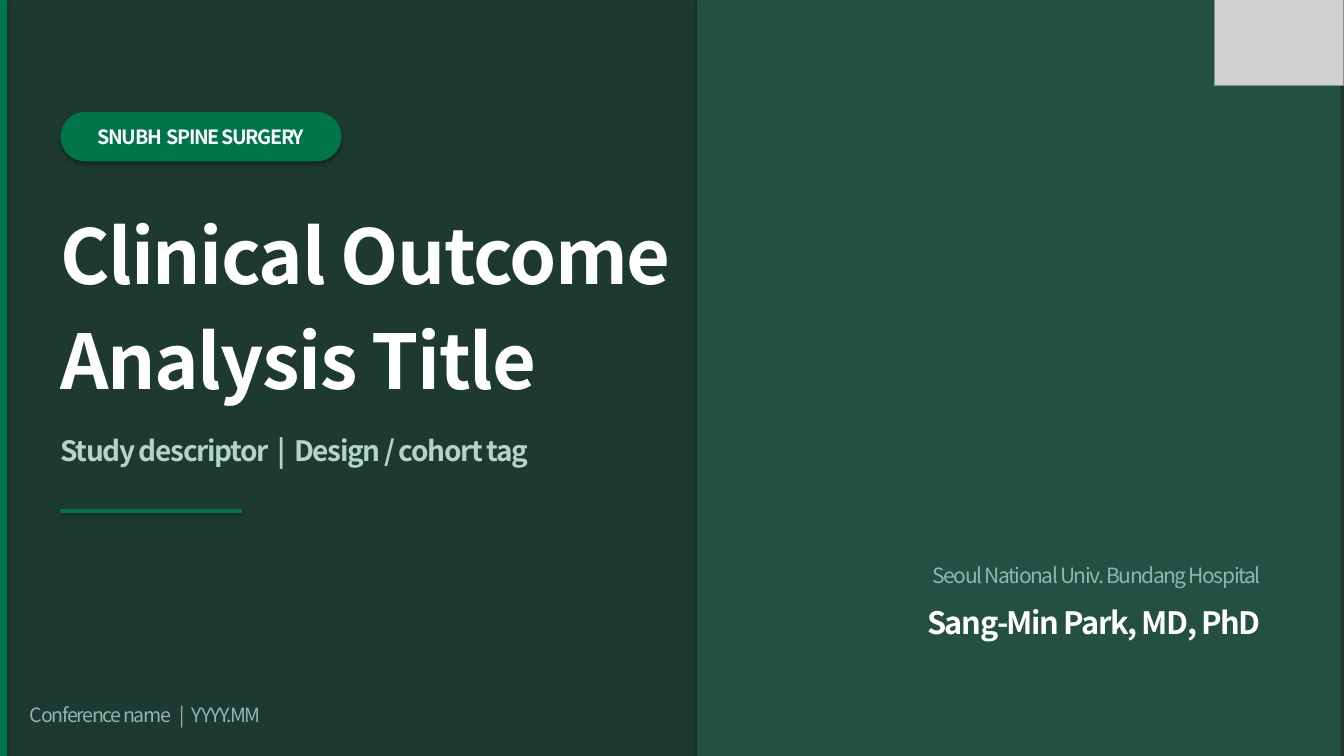
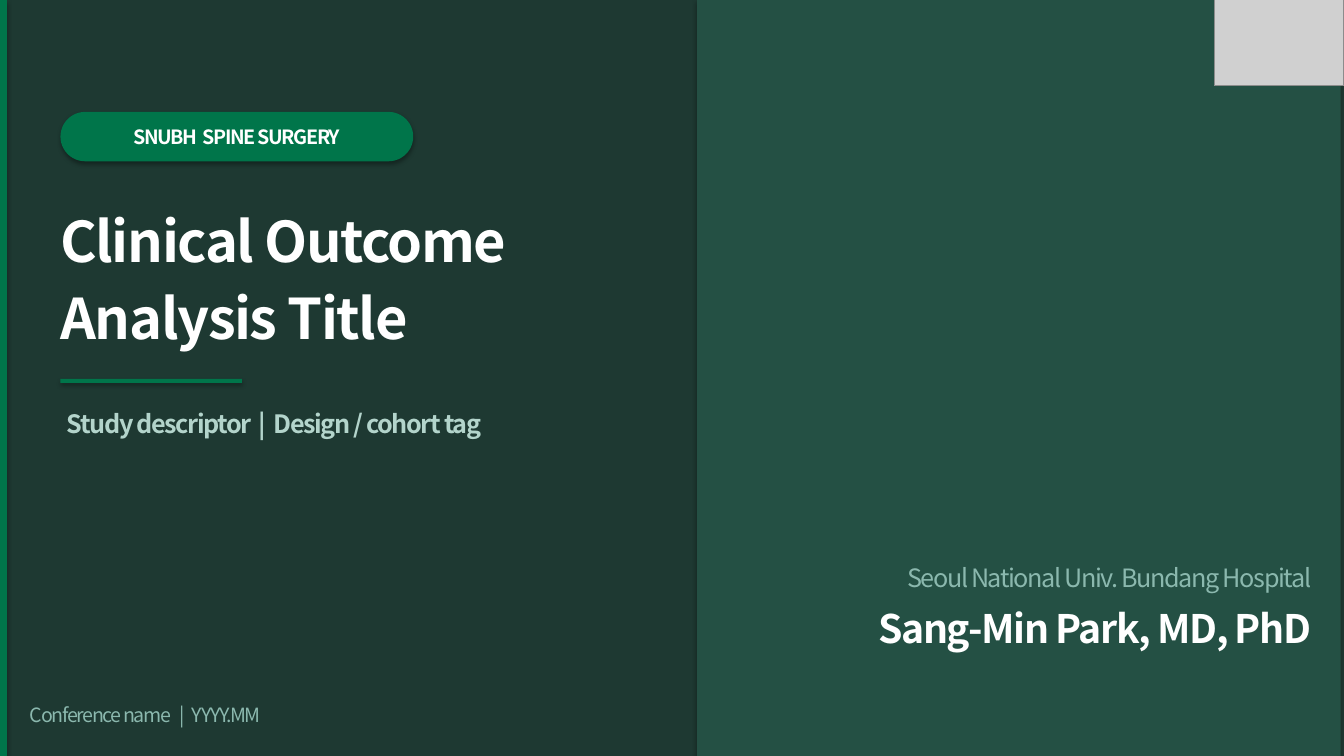
Before and after one commit to grotyx/medical-ppt-design, a slide deck: slide 1 of backbone_slides.pptx. Drawn at 1344x756 pixels with LibreOffice and Linux fonts; fonts in the diff are those of the drawing; grey boxes stand for pictures. Boxes give left, top, right and bottom in pixels: in the first picture for what was removed or moved away, otherwise in the second. Text is boxed around its words. In the diff, an @@ line names an element or a change of style, - is before the commit and + after.

```diff
--- a/backbone_slides.pptx
+++ b/backbone_slides.pptx
@@ rounded rectangle: place and size @@
-rounded rectangle at box(60, 112, 342, 161)
+rounded rectangle at box(60, 112, 413, 161)
@@ text "SNUBH SPINE SURGERY": place and size @@
-text "SNUBH SPINE SURGERY" at box(98, 129, 305, 145)
+text "SNUBH SPINE SURGERY" at box(133, 129, 340, 145)
@@ text "Clinical Outcome Analysis Title" at box(60, 216, 506, 352): size 54 to 40 pt @@
@@ rectangle: place and size @@
-rectangle at box(60, 509, 242, 513)
+rectangle at box(60, 379, 242, 383)
@@ text "Study descriptor | Design / ...": place and size @@
-text "Study descriptor | Design / ..." at box(60, 438, 529, 468)
+text "Study descriptor | Design / ..." at box(67, 412, 481, 439)
@@ text "Study descriptor | Design / ..." at box(67, 412, 481, 439): size 20 to 18 pt @@
@@ text "Seoul National Univ. Bundang Hospital" at box(907, 567, 1311, 593): size 15 to 18 pt @@
@@ text "Sang-Min Park, MD, PhD" at box(878, 611, 1311, 653): size 22 to 28 pt @@
```
Also in this commit, not shown: 8 other slides changed, 1 other file.
